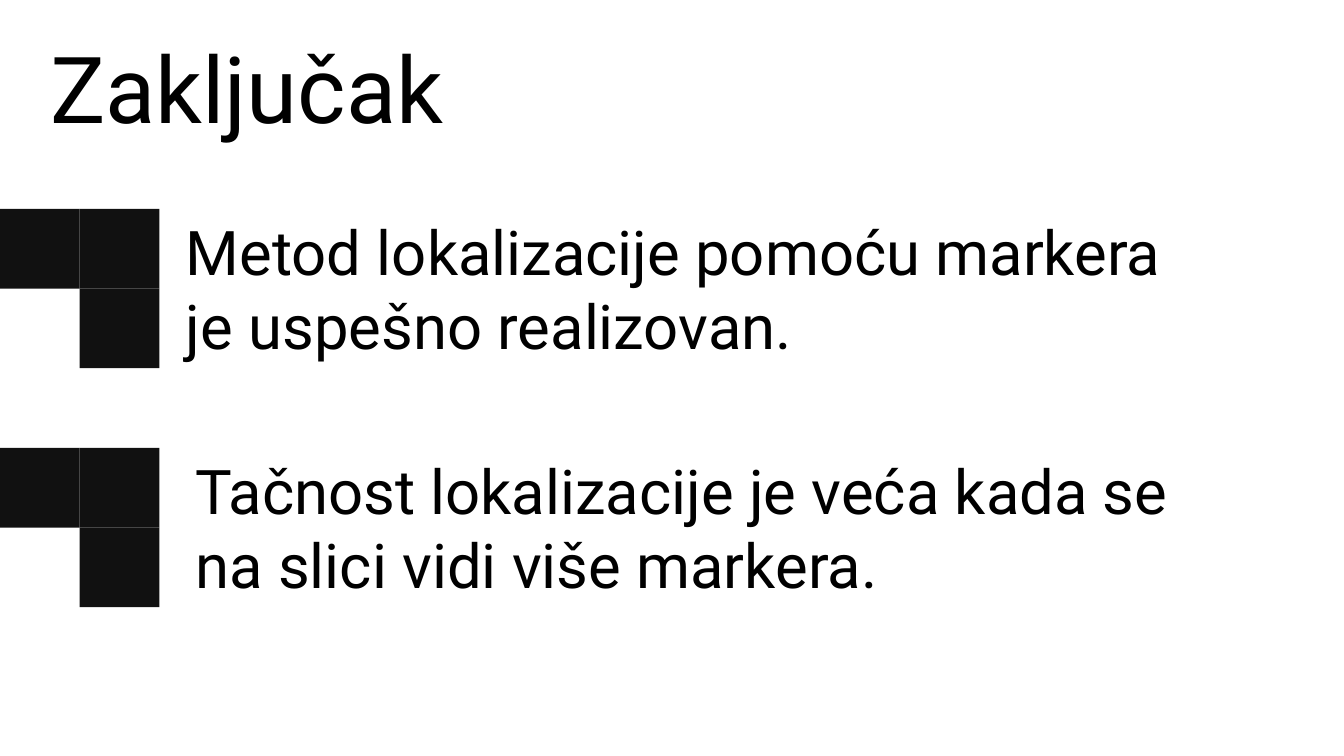
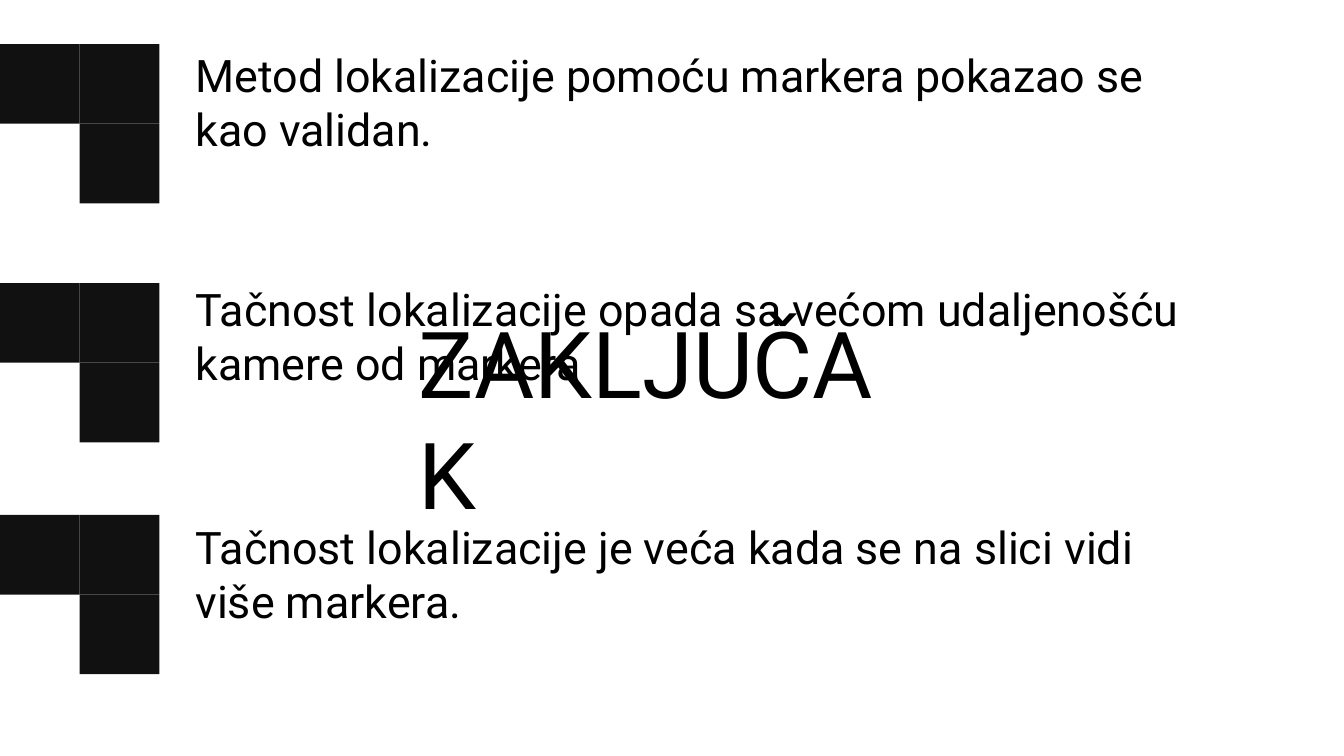
Before and after one commit to aliun/Markeri, a slide deck: slide 11 of Poster i prezentacija/Lokalizacija na osnovu markera.pptx (slide 9 before the commit). Drawn at 1344x756 pixels with LibreOffice and Linux fonts; fonts in the diff are those of the drawing. Boxes give left, top, right and bottom in pixels: in the first picture for what was removed or moved away, otherwise in the second. Text is boxed around its words. In the diff, an @@ line names an element or a change of style, - is before the commit and + after.

Commit message:
poster i

```diff
--- a/Poster i prezentacija/Lokalizacija na osnovu markera.pptx
+++ b/Poster i prezentacija/Lokalizacija na osnovu markera.pptx
@@ 3 rectangles: place and size @@
-3 rectangles at [0, 209, 159, 368]
+3 rectangles at [0, 44, 159, 204]
@@ text at [50, 53, 443, 143]: text changed @@
-Zaključak
+ZAKLJUČAK
@@ text at [195, 58, 1144, 147]: text changed; size 44 to 32 pt @@
-Metod lokalizacije pomoću markera je uspešno realizovan.
+Metod lokalizacije pomoću markera pokazao se kao validan.
@@ group added at [0, 283, 1178, 443]: 3 rectangles, 1 text @@
+Tačnost lokalizacije opada sa većom udaljenošću kamere od markera
@@ text "ZAKLJUČAK" at [408, 301, 936, 423]: vertical alignment bottom to top @@
@@ rectangle: place and size @@
-rectangle at [0, 448, 80, 527]
+rectangle at [0, 515, 80, 595]
@@ rectangle: place and size @@
-rectangle at [80, 448, 159, 527]
+rectangle at [80, 515, 159, 595]
@@ text "Tačnost lokalizacije je veća kada ...": place and size @@
-text "Tačnost lokalizacije je veća kada ..." at [195, 467, 1167, 589]
+text "Tačnost lokalizacije je veća kada ..." at [195, 530, 1133, 619]
@@ text "Tačnost lokalizacije je veća kada ..." at [195, 530, 1133, 619]: size 44 to 32 pt @@
@@ rectangle: place and size @@
-rectangle at [80, 527, 159, 607]
+rectangle at [80, 595, 159, 675]
```
Also in this commit, not shown: 7 other slides changed, 4 slides added, 2 slides removed, 7 other files.
